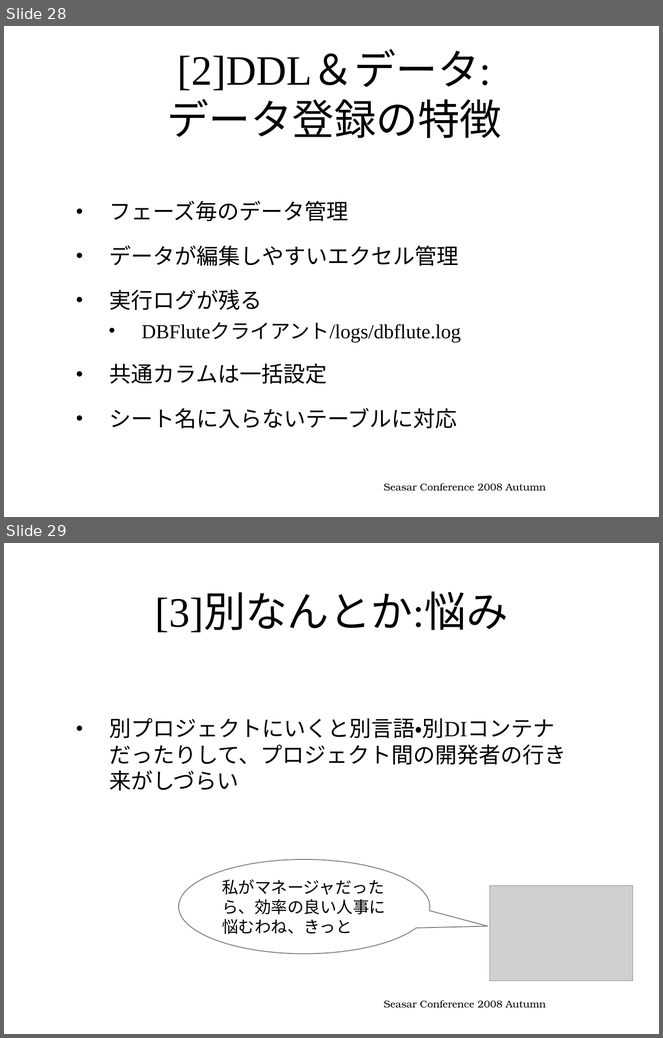
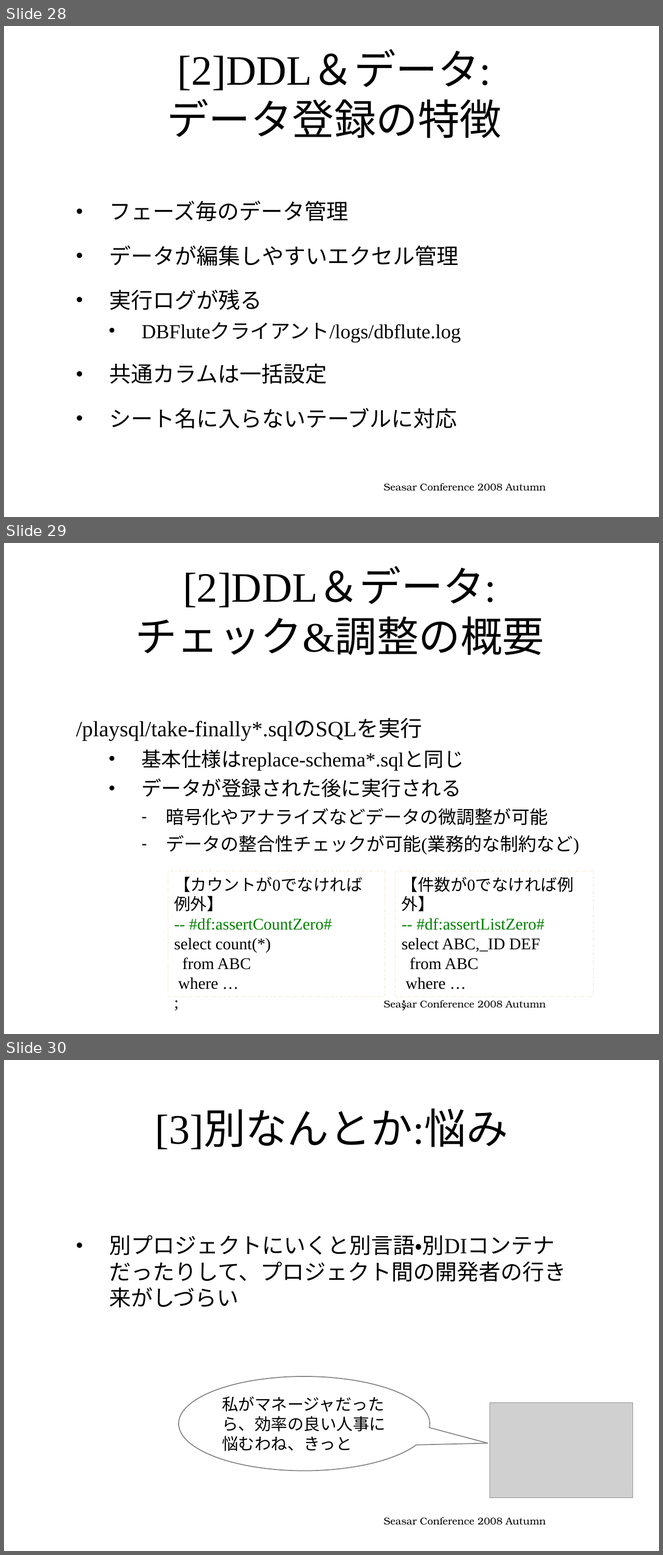
Before and after one commit to seasarorg/dbflute, a slide deck: dbflute/etc/doc/ref/session/resource/GenbaSolution2-sc2008autumn-dbflute.pptx. Shown one above the other, each under a label of ours: slides 28 and 29 before the commit, slides 28, 29 and 30 after it. The pictures are 663x1038 and 663x1555 pixels, drawn with LibreOffice and Linux fonts; fonts in the diff are those of the drawing; grey boxes stand for pictures; background and template pictures are left out. Boxes give left, top, right and bottom in pixels: in the first picture for what was removed or moved away, otherwise in the second. Text is boxed around its words. In the diff, an @@ line names an element or a change of style, - is before the commit and + after.

Commit message:
Making conference document.

```diff
--- a/dbflute/etc/doc/ref/session/resource/GenbaSolution2-sc2008autumn-dbflute.pptx
+++ b/dbflute/etc/doc/ref/session/resource/GenbaSolution2-sc2008autumn-dbflute.pptx
@@ slide 29 added at (4,543,659,1034), background picture (left out) @@
@@ title added at (135,568,544,655), 46 pt, text #000000 @@
+[2]DDL＆データ:
+チェック&調整の概要
@@ text added at (76,719,580,855), 20 pt, text #000000 @@
+/playsql/take-finally*.sqlのSQLを実行
+  • 基本仕様はreplace-schema*.sqlと同じ
+  • データが登録された後に実行される
+    – 暗号化やアナライズなどデータの微調整が可能
+    – データの整合性チェックが可能(業務的な制約など)
@@ rectangle added at (168,871,385,997), outline #000000 0.75 pt dashed, 18 pt, text #000000 @@
+【カウントが0でなければ例外】
+-- #df:assertCountZero#
+select count(*)
+from ABC
+where …
+;
@@ rectangle added at (395,871,594,997), outline #000000 0.75 pt dashed, 18 pt, text #000000 @@
+【件数が0でなければ例外】
+-- #df:assertListZero#
+select ABC,_ID DEF
+from ABC
+where …
+;
@@ text added at (384,1001,546,1011), 11 pt, text #000000 @@
+Seasar Conference 2008 Autumn
@@ what was slide 29 is now slide 30 @@
```
Also in this commit, not shown: 2 slides changed.
